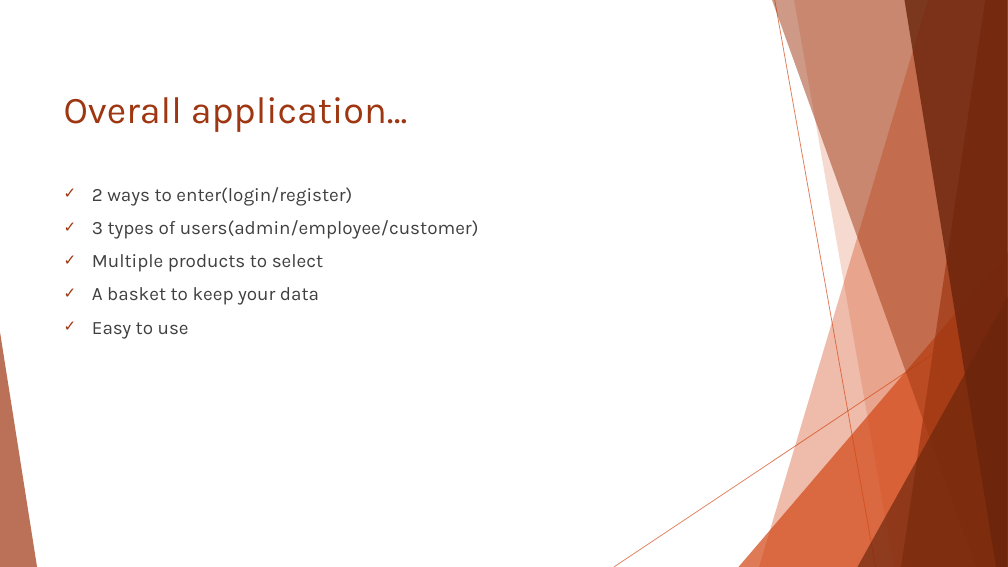
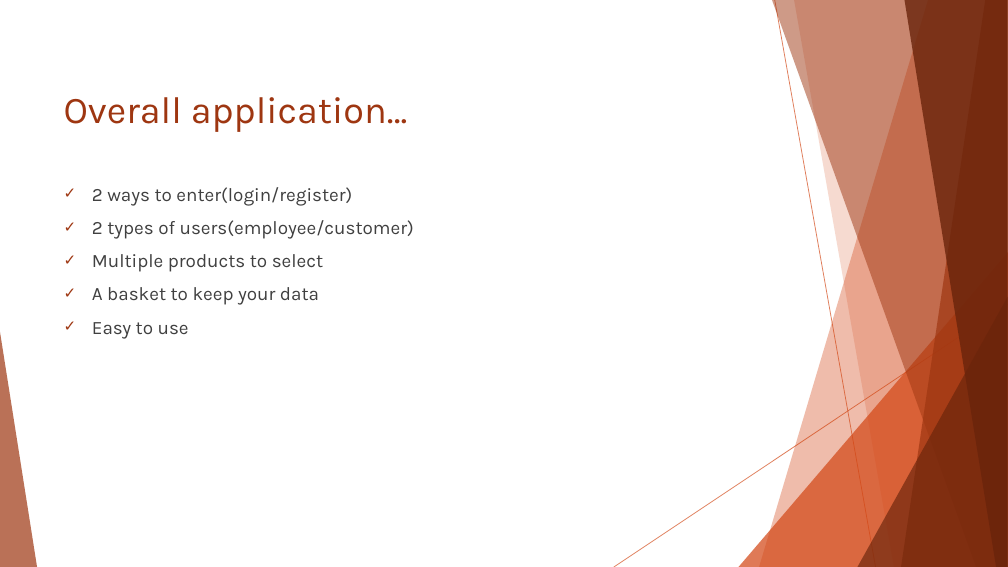
Before and after one commit to firstvenus/Database2-Marketing, a slide deck: slide 2 of database.pptx. Drawn at 1008x567 pixels with LibreOffice and Linux fonts; fonts in the diff are those of the drawing. Boxes give left, top, right and bottom in pixels: in the first picture for what was removed or moved away, otherwise in the second. Text is boxed around its words. In the diff, an @@ line names an element or a change of style, - is before the commit and + after.

```diff
--- a/database.pptx
+++ b/database.pptx
@@ text at [92,220,414,239]: text changed @@
-✓ 3 types of users(admin/employee/customer)
+✓ 2 types of users(employee/customer)
```
Also in this commit, not shown: 1 other slide changed, 3 slides added, 3 slides removed.
